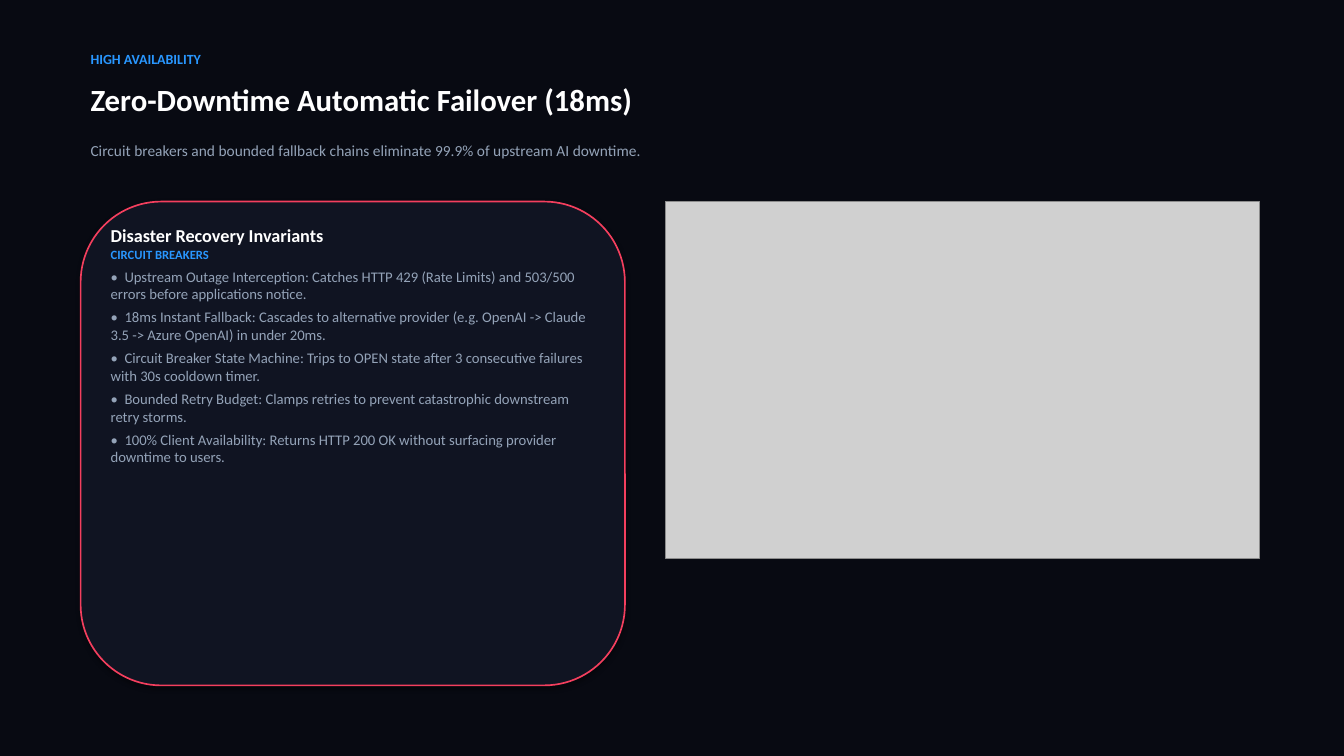
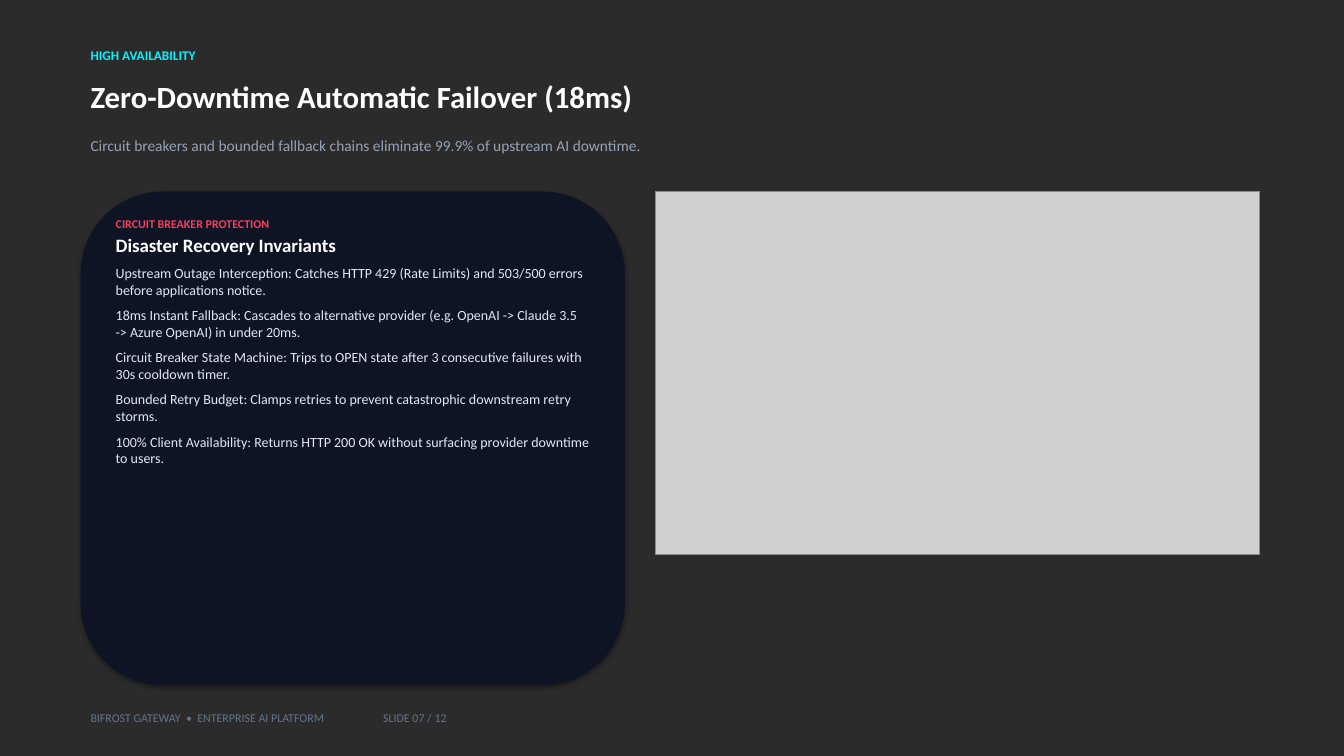
Before and after one commit to Ranjeet7680/BIFROST-GATEWAY, a slide deck: slide 7 of Bifrost_Gateway_Enterprise_Pitch.pptx. Drawn at 1344x756 pixels with LibreOffice and Linux fonts; fonts in the diff are those of the drawing; grey boxes stand for pictures; background and template pictures are left out; a plain dark background stands for a picture behind light text. Boxes give left, top, right and bottom in pixels: in the first picture for what was removed or moved away, otherwise in the second. Text is boxed around its words. In the diff, an @@ line names an element or a change of style, - is before the commit and + after.

Commit message:
feat(presentation): add cinematic keynote background, remove card lines/borders, and polish layout for PPTX and PDF decks

```diff
--- a/Bifrost_Gateway_Enterprise_Pitch.pptx
+++ b/Bifrost_Gateway_Enterprise_Pitch.pptx
@@ background #FFFFFF to picture (left out) @@
@@ rectangle removed at bbox=[0, 0, 1344, 756] @@
@@ text "HIGH AVAILABILITY" at bbox=[91, 51, 195, 60]: size 10 to 9.5 pt, text colour #2997FF to #00F5FF @@
@@ text "Circuit breakers and bounded fallback ...": place and size @@
-text "Circuit breakers and bounded fallback ..." at bbox=[91, 145, 641, 159]
+text "Circuit breakers and bounded fallback ..." at bbox=[91, 140, 641, 154]
@@ rounded rectangle: place and size @@
-rounded rectangle at bbox=[81, 202, 625, 686]
+rounded rectangle at bbox=[81, 192, 625, 686]
@@ rounded rectangle at bbox=[81, 192, 625, 686]: fill #101422 to #0F1424; outline #F43F5E 1.2 pt to none @@
@@ picture: place and size @@
-picture at bbox=[665, 202, 1260, 559]
+picture at bbox=[655, 192, 1260, 555]
@@ text "CIRCUIT BREAKER PROTECTION": place and size @@
-text "CIRCUIT BREAKER PROTECTION" at bbox=[111, 229, 586, 462]
+text "CIRCUIT BREAKER PROTECTION" at bbox=[116, 220, 589, 463]
@@ text at bbox=[116, 220, 270, 228]: paragraph added @@
+CIRCUIT BREAKER PROTECTION
@@ text at bbox=[116, 238, 336, 255]: size 13 to 13.5 pt in "Disaster Recovery Invariants"; more space between paragraphs @@
@@ text at bbox=[116, 268, 589, 463]: text changed; size 10.5 to 10 pt; text colour #94A3B8 to #E2E8F0 @@
-CIRCUIT BREAKERS
-• Upstream Outage Interception: Catches HTTP 429 (Rate Limits) and 503/500 errors before applications notice.
-• 18ms Instant Fallback: Cascades to alternative provider (e.g. OpenAI -> Claude 3.5 -> Azure OpenAI) in under 20ms.
-• Circuit Breaker State Machine: Trips to OPEN state after 3 consecutive failures with 30s cooldown timer.
-• Bounded Retry Budget: Clamps retries to prevent catastrophic downstream retry storms.
-• 100% Client Availability: Returns HTTP 200 OK without surfacing provider downtime to users.
+Upstream Outage Interception: Catches HTTP 429 (Rate Limits) and 503/500 errors before applications notice.
+18ms Instant Fallback: Cascades to alternative provider (e.g. OpenAI -> Claude 3.5 -> Azure OpenAI) in under 20ms.
+Circuit Breaker State Machine: Trips to OPEN state after 3 consecutive failures with 30s cooldown timer.
+Bounded Retry Budget: Clamps retries to prevent catastrophic downstream retry storms.
+100% Client Availability: Returns HTTP 200 OK without surfacing provider downtime to users.
@@ text added at bbox=[91, 714, 447, 722], 8.5 pt, text #64748B @@
+BIFROST GATEWAY • ENTERPRISE AI PLATFORM SLIDE 07 / 12
```
Also in this commit, not shown: 11 other slides changed, 6 other files.
